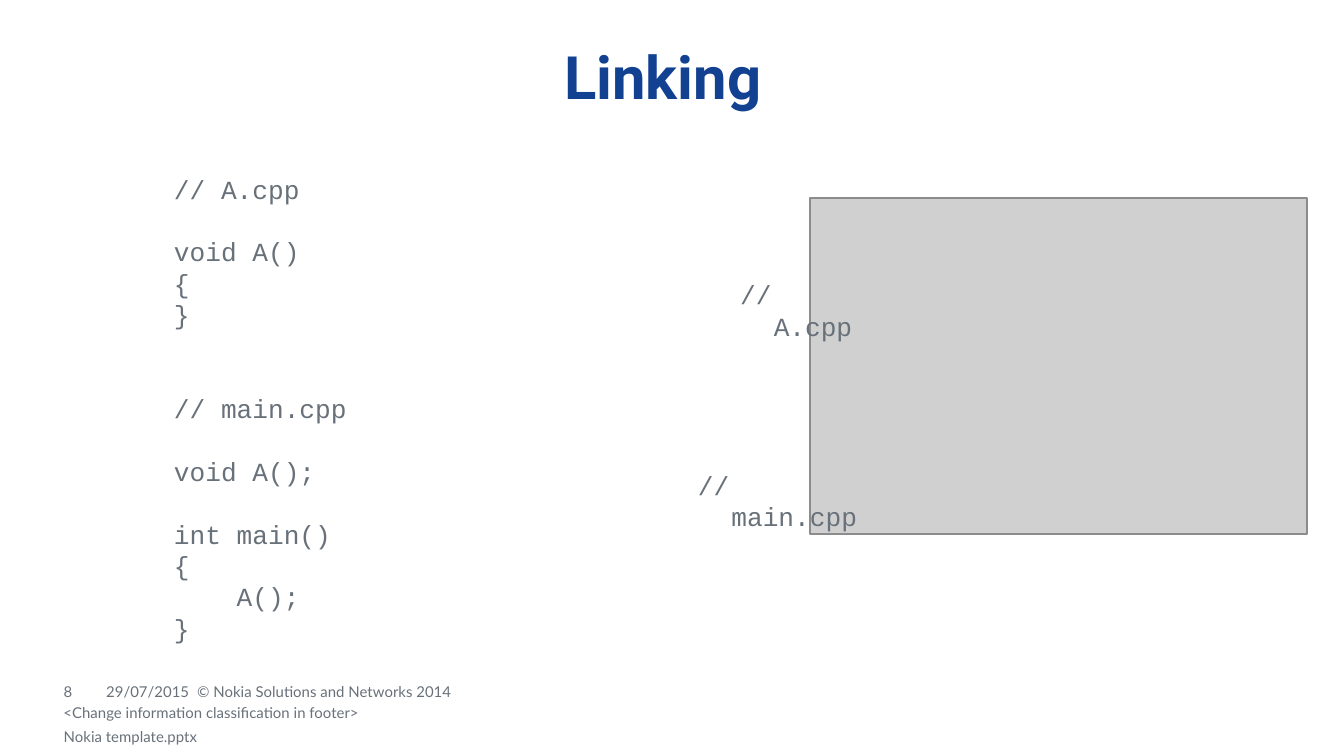
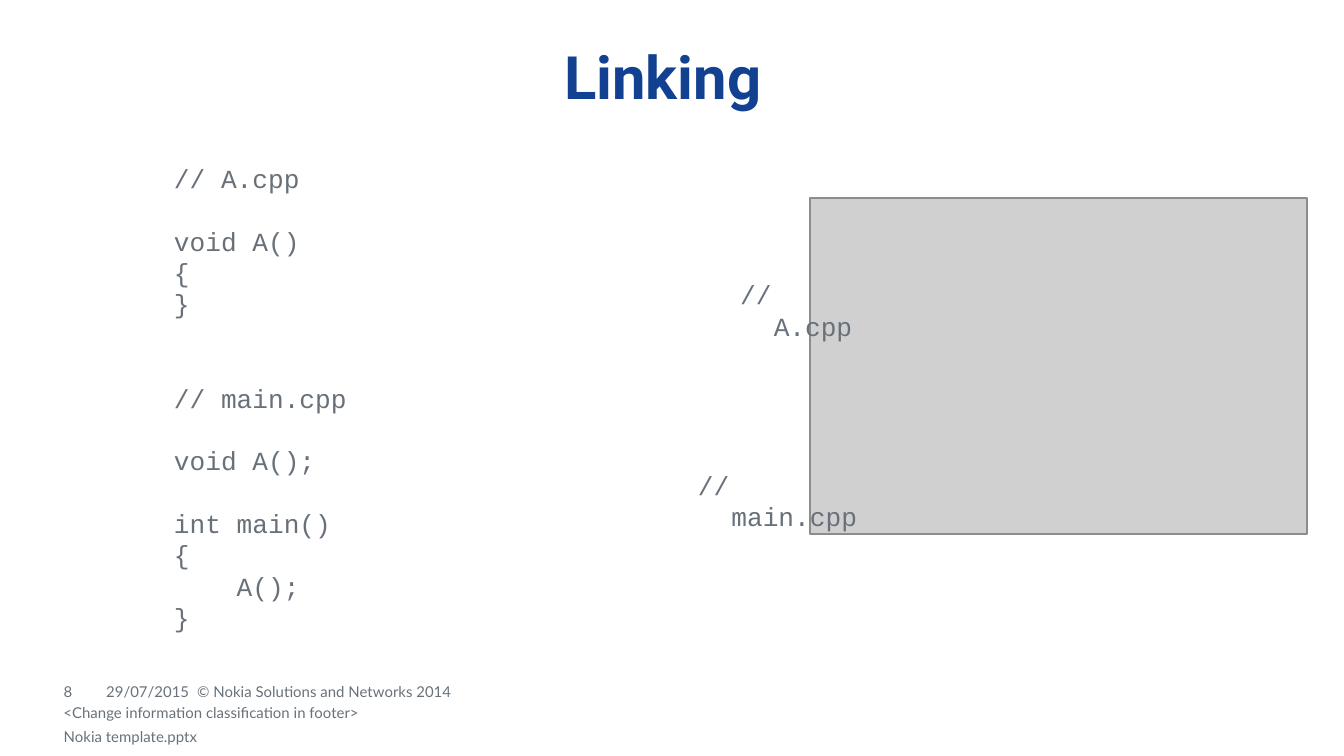
Before and after one commit to dendibakh/Linker, a slide deck: slide 8 of Diving into C++ linker.pptx. Drawn at 1344x756 pixels with LibreOffice and Linux fonts; fonts in the diff are those of the drawing; grey boxes stand for pictures; background and template pictures are left out. Boxes give left, top, right and bottom in pixels: in the first picture for what was removed or moved away, otherwise in the second. Text is boxed around its words. In the diff, an @@ line names an element or a change of style, - is before the commit and + after.

```diff
--- a/Diving into C++ linker.pptx
+++ b/Diving into C++ linker.pptx
@@ text "// A.cpp": place and size @@
-text "// A.cpp" at (174,182,347,612)
+text "// A.cpp" at (174,171,347,602)
```
Also in this commit, not shown: 1 other slide changed, 1 other file.
